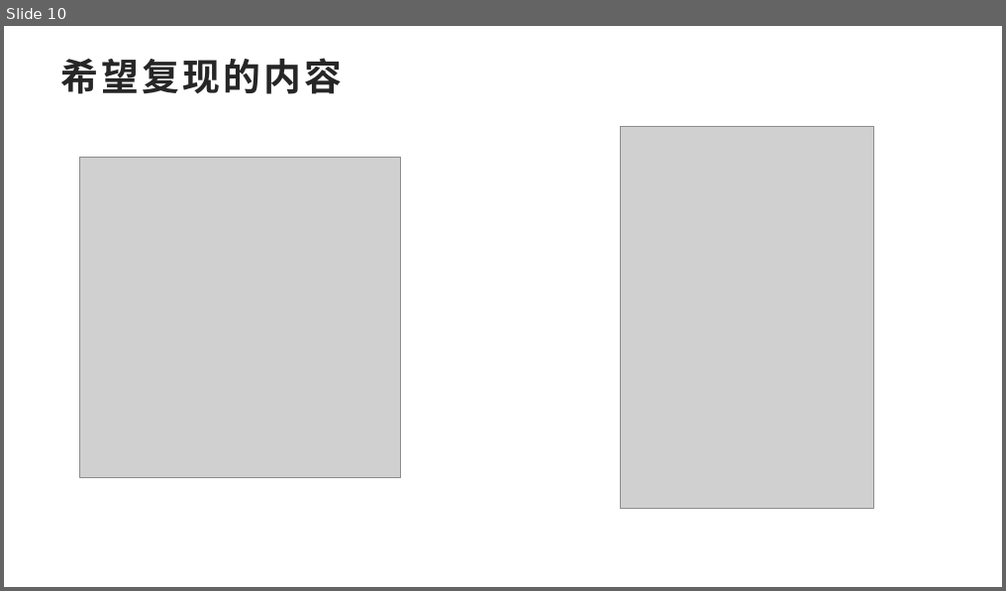
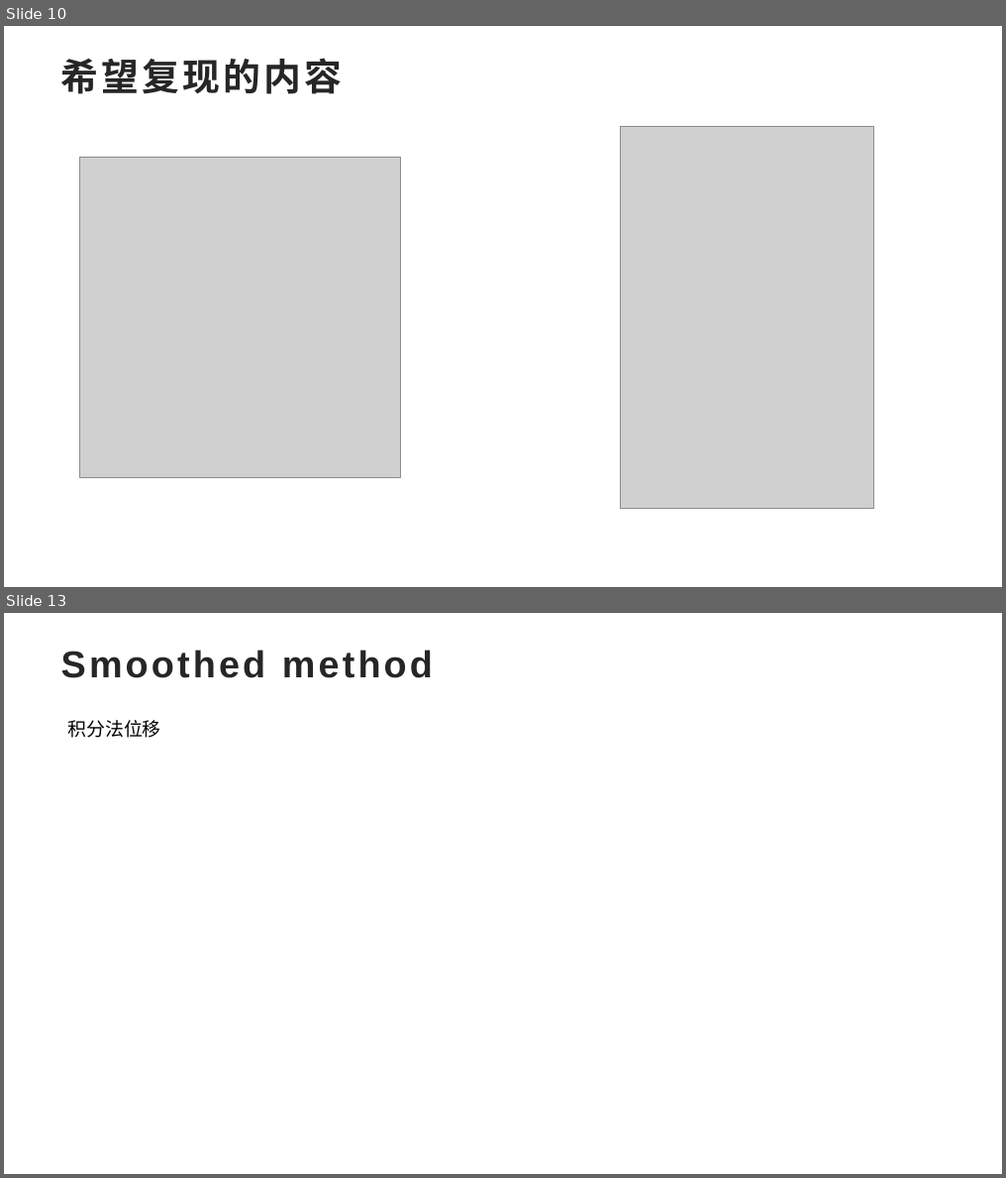
Before and after one commit to zhanruix07/Energy-harvesting, a slide deck: simple.pptx. Shown one above the other, each under a label of ours: slide 10 before the commit, slides 10 and 13 after it; the slides between them are not shown. The pictures are 1006x591 and 1006x1178 pixels, drawn with LibreOffice and Linux fonts; fonts in the diff are those of the drawing; grey boxes stand for pictures. Boxes give left, top, right and bottom in pixels: in the first picture for what was removed or moved away, otherwise in the second. Text is boxed around its words. In the diff, an @@ line names an element or a change of style, - is before the commit and + after.

```diff
--- a/simple.pptx
+++ b/simple.pptx
@@ slide 13 added at [4, 613, 1002, 1174], background #FFFFFF @@
@@ title added at [61, 650, 433, 678], 36 pt, text #262626, bold @@
+Smoothed method
@@ text added at [67, 720, 160, 738], 18 pt, text #000000 @@
+积分法位移
```
Also in this commit, not shown: 2 other slides added, 1 other file.
